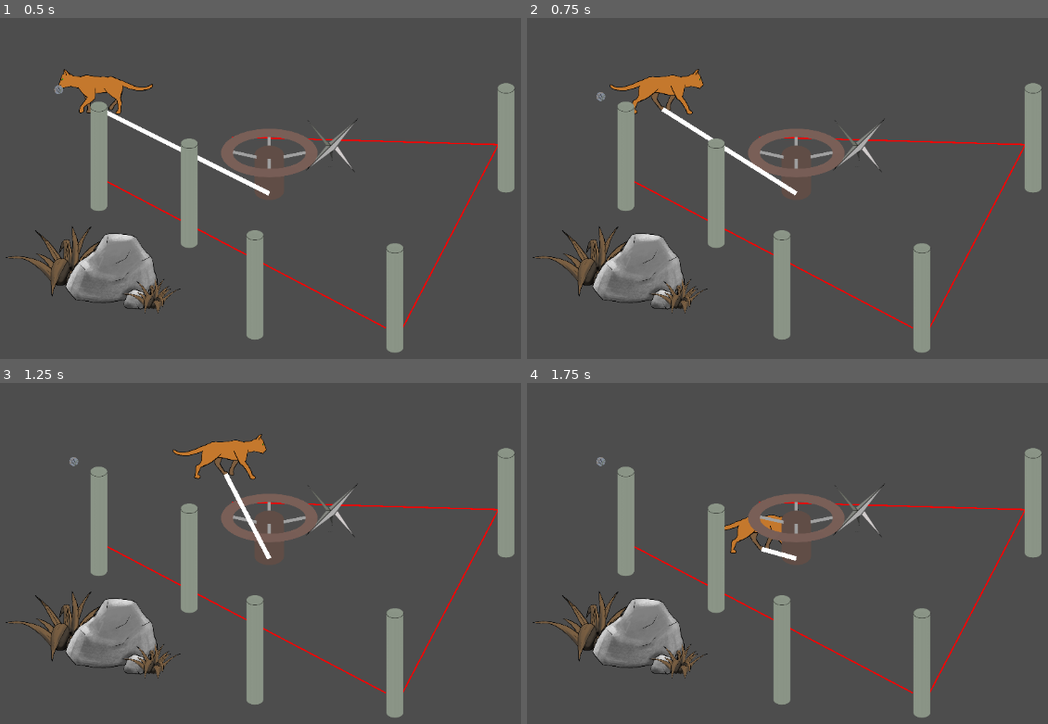
Above: before the commit, frames 1-4 (two rows, left to right).
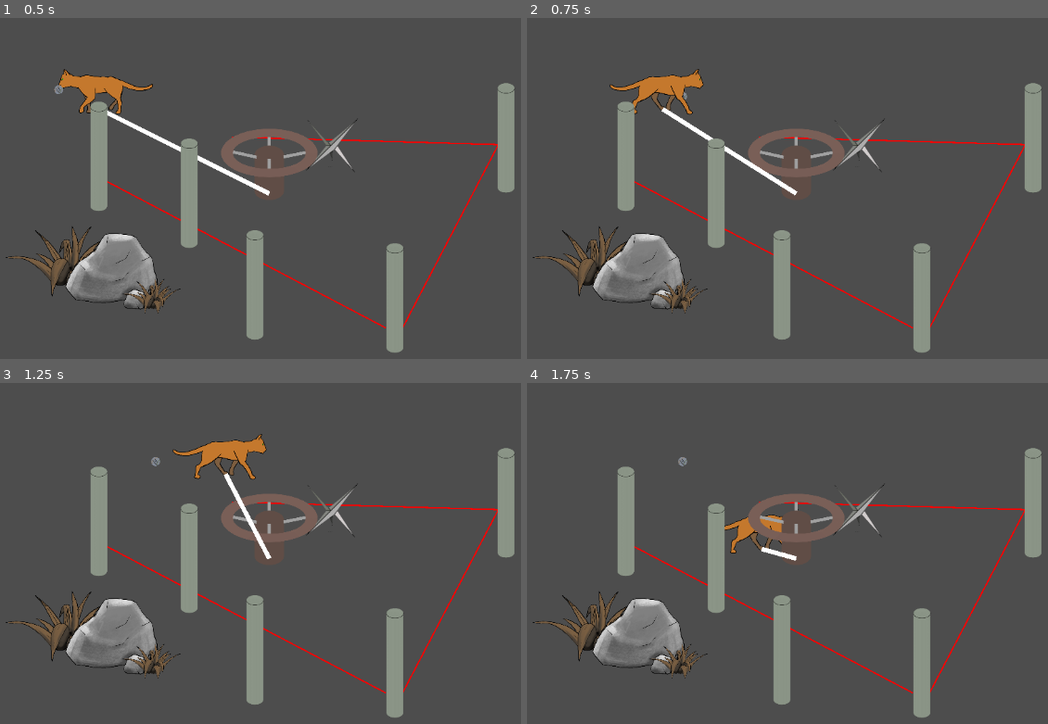
Above: after the commit, the same moments.

Repository: Flodurs/Godotwildjam63
Game: Godot game, scene res://szenen/level/Level.tscn
Same seed, same stepped clock (60 frames per second), same inputs: the game is played once before the commit and once after it.
Inputs:
- Up to frame 1 (0.5 s): no input
- Up to frame 2 (0.75 s): tap Enter at 0.5 s; hold D (mRight) from 0.53 s (still down); tap E (wolleInteraktion) at 0.6 s
- Up to frame 3 (1.25 s): keep holding D (mRight)
- Up to frame 4 (1.75 s): release D (mRight) at 1.28 s; hold S (mDown) from 1.28 s (still down); tap E (wolleInteraktion) at 1.35 s

Frame 1 is identical in both runs. In frame 2, less than 0.1% of the frame differs, in the area x 13-31%, y 21-25%; in frame 3, less than 0.1%; in frame 4, less than 0.1%.

Commit message:
wolle immer im maul

Diff:
--- a/szenen/entitys/katze.gd
+++ b/szenen/entitys/katze.gd
@@ -13,10 +13,12 @@
 	velocity = Vector2.ZERO
 	if Input.is_action_pressed("mRight"):
 		$AnimatedSprite2D.flip_h = 1
+		$kneulPosi.position.x = abs($kneulPosi.position.x)
 		velocity.x += 1
 
 	if Input.is_action_pressed("mLeft"):
 		$AnimatedSprite2D.flip_h = 0
+		$kneulPosi.position.x = -abs($kneulPosi.position.x)
 
 		velocity.x -= 1
 	if Input.is_action_pressed("mDown"):
@@ -49,7 +51,7 @@
 func dropWolle():
 	var w = get_tree().get_nodes_in_group("Wolle")
 	var posi = w[0].global_position
-	remove_child(w[0])
+	$kneulPosi.remove_child(w[0])
 	$"..".add_child(w[0])
 	w[0].position = Vector2(posi.x, posi.y + 15)
 
@@ -59,6 +61,6 @@
 	var mPos = $kneulPosi.global_position
 	if (abs(posi-mPos).length() < 100):
 		$"..".remove_child(w[0])
-		add_child(w[0])
-		w[0].position = $kneulPosi.position
+		$kneulPosi.add_child(w[0])
+		w[0].position = Vector2.ZERO
 		hatWolle = true
--- a/szenen/entitys/katze.tscn
+++ b/szenen/entitys/katze.tscn
@@ -53,9 +53,10 @@
 volume_db = -0.37
 pitch_scale = 4.03
 
-[node name="Wollknaeul" parent="." instance=ExtResource("7_4m6lf")]
+[node name="kneulPosi" type="Marker2D" parent="."]
 position = Vector2(-91, -43)
+
+[node name="Wollknaeul" parent="kneulPosi" instance=ExtResource("7_4m6lf")]
 scale = Vector2(0.1525, 0.1525)
 
-[node name="kneulPosi" type="Marker2D" parent="."]
-position = Vector2(-91, -43)
+[node name="Area2D" type="Area2D" parent="kneulPosi"]
Not shown: 1 places in szenen/level/Level.tscn that only renumber resources
